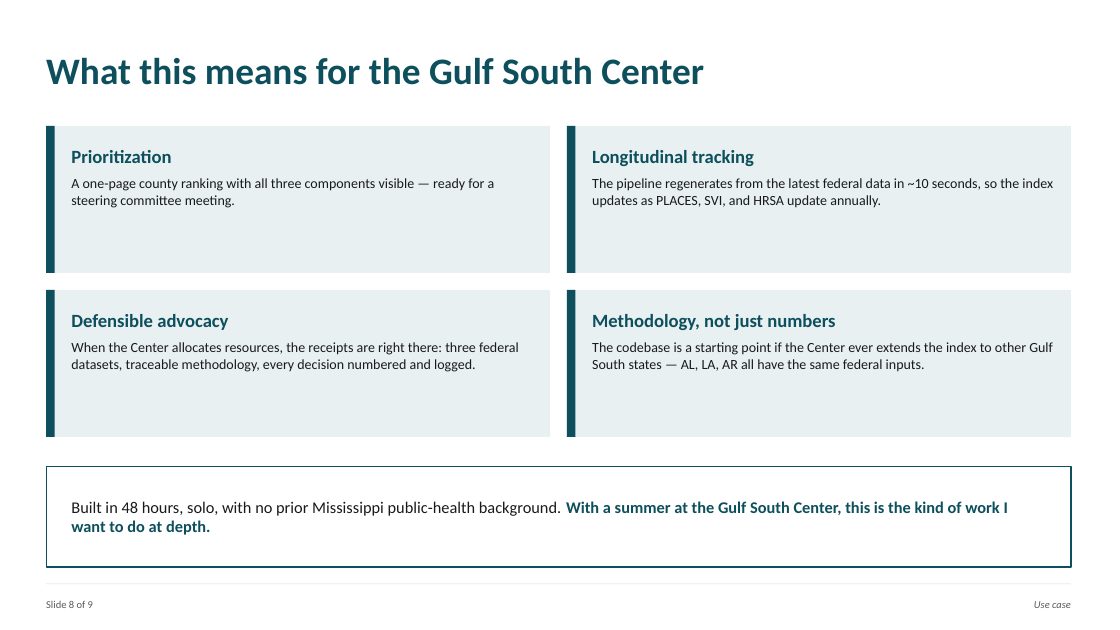
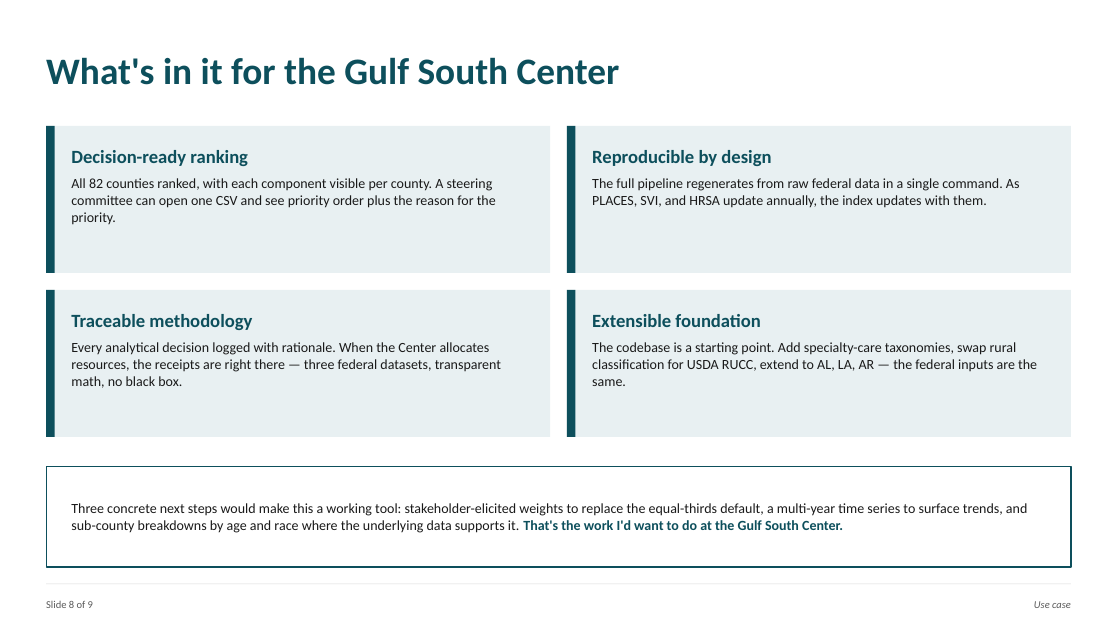
Before and after one commit to yarwen0/hackathon, a slide deck: slide 8 of presentation.pptx. Drawn at 1120x630 pixels with LibreOffice and Linux fonts; fonts in the diff are those of the drawing. Boxes give left, top, right and bottom in pixels: in the first picture for what was removed or moved away, otherwise in the second. Text is boxed around its words. In the diff, an @@ line names an element or a change of style, - is before the commit and + after.

```diff
--- a/presentation.pptx
+++ b/presentation.pptx
@@ text at [46,57,620,85]: text changed @@
-What this means for the Gulf South Center
+What's in it for the Gulf South Center
@@ text at [71,150,248,166]: text changed @@
-Prioritization
+Decision-ready ranking
@@ text at [71,178,496,225]: text changed @@
-A one-page county ranking with all three components visible — ready for a steering committee meeting.
+All 82 counties ranked, with each component visible per county. A steering committee can open one CSV and see priority order plus the reason for the priority.
@@ text at [592,178,1020,208]: text changed @@
-The pipeline regenerates from the latest federal data in ~10 seconds, so the index updates as PLACES, SVI, and HRSA update annually.
+The full pipeline regenerates from raw federal data in a single command. As PLACES, SVI, and HRSA update annually, the index updates with them.
@@ text at [592,150,771,166]: text changed @@
-Longitudinal tracking
+Reproducible by design
@@ text at [71,314,252,330]: text changed @@
-Defensible advocacy
+Traceable methodology
@@ text at [592,314,760,327]: text changed @@
-Methodology, not just numbers
+Extensible foundation
@@ text at [71,342,501,388]: text changed @@
-When the Center allocates resources, the receipts are right there: three federal datasets, traceable methodology, every decision numbered and logged.
+Every analytical decision logged with rationale. When the Center allocates resources, the receipts are right there — three federal datasets, transparent math, no black box.
@@ text at [592,342,1037,386]: text changed @@
-The codebase is a starting point if the Center ever extends the index to other Gulf South states — AL, LA, AR all have the same federal inputs.
+The codebase is a starting point. Add specialty-care taxonomies, swap rural classification for USDA RUCC, extend to AL, LA, AR — the federal inputs are the same.
@@ text at [71,503,1027,533]: text changed; size 14 to 12 pt; text colour #0D4F5C to #1A1A1A; bold off @@
-Built in 48 hours, solo, with no prior Mississippi public-health background. With a summer at the Gulf South Center, this is the kind of work I want to do at depth.
+Three concrete next steps would make this a working tool: stakeholder-elicited weights to replace the equal-thirds default, a multi-year time series to surface trends, and sub-county breakdowns by age and race where the underlying data supports it. That's the work I'd want to do at the Gulf South Center.
```
Also in this commit, not shown: 2 other slides changed, 6 other files.
